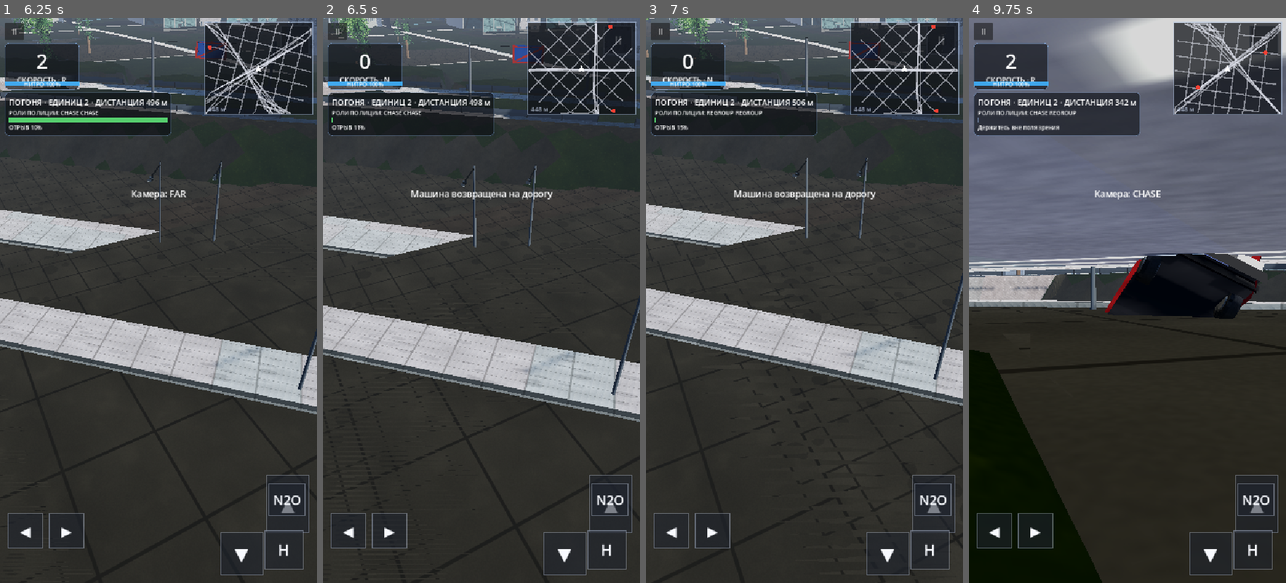
Above: before the commit, frames 1-4 (left to right).
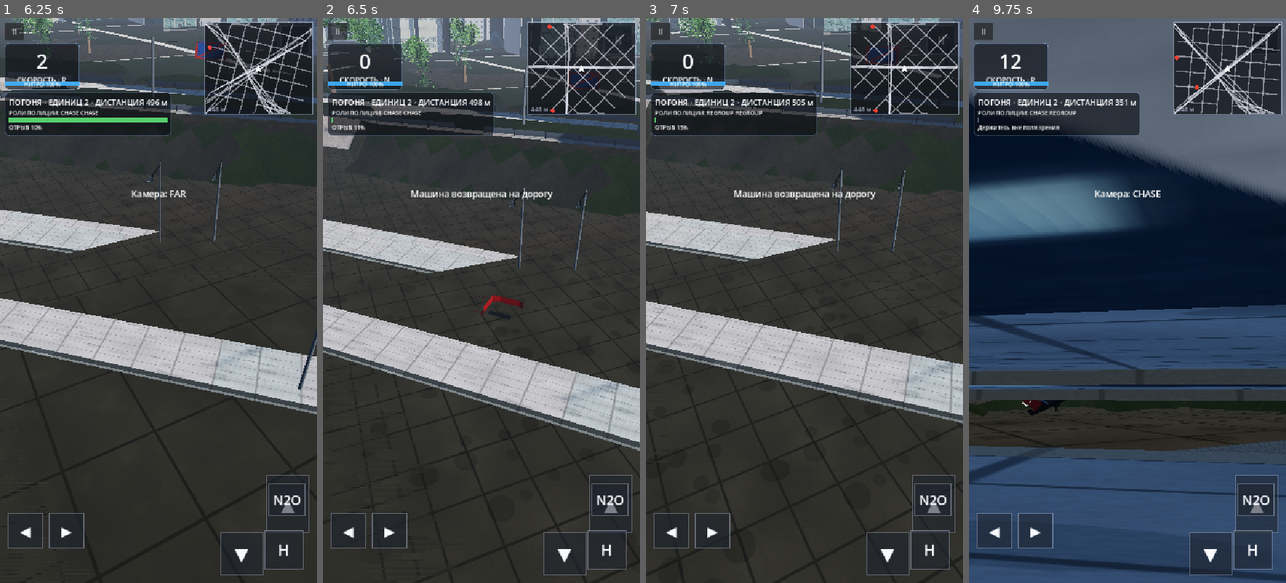
Above: after the commit, the same moments.

Repository: mritch1313/wjjwwj
Game: Godot game, scene res://scenes/main/main.tscn
Two runs of this game, one before a commit and one after it. Both use one fixed random seed, a clock stepped at 60 frames per second and the inputs below.
Inputs (mouse positions are in pixels of both pictures, inside the frame that each line leads up to):
- Up to frame 1 (6.25 s): click "НАЧАТЬ ПОГОНЮ" at 0.5 s; click "НАЧАТЬ ПОГОНЮ" at 1.25 s; click "НАЧАТЬ ПОГОНЮ" at 2 s; tap Enter (start_chase) at 2.75 s; move the mouse to (228, 272) at 2.77 s; hold D (steer_right) 2.78-3.5 s; hold C (camera_toggle) 2.78-3.5 s; click (228, 272) at 2.92 s; drag from (95, 328) to (142, 413) at 3.52 s; move the mouse to (190, 176) at 4.27 s; hold D (steer_right) 4.28-5 s; hold Enter (start_chase) 4.28-5 s; drag from (142, 413) to (63, 215) at 5.02 s; move the mouse to (253, 385) at 5.77 s; hold A (steer_left) from 5.78 s (still down); hold C (camera_toggle) from 5.78 s (still down)
- Up to frame 2 (6.5 s): keep holding A (steer_left); keep holding C (camera_toggle); tap R (reset_car) at 6.4 s
- Up to frame 3 (7 s): release A (steer_left) at 6.5 s; release C (camera_toggle) at 6.5 s; drag from (709, 215) to (756, 159) at 6.52 s
- Up to frame 4 (9.75 s): move the mouse to (1143, 300) at 7.27 s; hold S (brake_reverse) 7.28-8 s; hold Enter (start_chase) 7.28-8 s; click (1143, 300) at 7.42 s; drag from (1079, 159) to (1064, 328) at 8.02 s; move the mouse to (1197, 272) at 8.77 s; hold D (steer_right) 8.78-9.5 s; hold C (camera_toggle) 8.78-9.5 s; drag from (1064, 328) to (1111, 413) at 9.52 s

Frame 1 is identical in both runs. In frame 2, 19% of the frame differs, in the area x 0-100%, y 0-99%; in frame 3, 15%; in frame 4, 72%, in the area x 0-100%, y 0-100%.

Commit message:
Спавн и возврат на дорогу: проверка свободного места в физическом кадре
Запрос direct_space_state вне физического кадра печатал ERROR «Space state is
inaccessible», из-за которого движок завершался с ненулевым кодом и CI иногда
падал (при том же зелёном смоук-тесте). Теперь и спавн игрока, и reset_car
просят контроллер поднять корпус над геометрией на ближайшем шаге физики.

Co-authored-by: arena-agent <297053741+arena-agent@users.noreply.github.com>

Diff:
--- a/scripts/main/main.gd
+++ b/scripts/main/main.gd
@@ -235,8 +235,13 @@
 	add_child(player)
 	player.set_physics_process(true)
 	player.set_input_source(touch_controls)
-	spawn_position = _free_spawn_position(spawn_position)
+	# Проверку свободного места делает сам контроллер на первом шаге физики:
+	# запрос физического пространства вне физического кадра движок помечает
+	# как ERROR, а игра из-за этого выглядит сломанной в логе.
+	if Engine.is_in_physics_frame():
+		spawn_position = _free_spawn_position(spawn_position)
 	player.global_position = spawn_position
+	player.request_free_placement()
 	player.rotation = Vector3(0.0, yaw, 0.0)
 	var roads := world.road_network()
 	# The controller asks the provider for the surface under a point as
--- a/scripts/vehicle/vehicle_controller.gd
+++ b/scripts/vehicle/vehicle_controller.gd
@@ -89,6 +89,9 @@
 ## Кадры после подъёма кнопкой «Y»: в полёте гасим вращение, чтобы машина
 ## возвращалась на колёса, а не падала на крышу.
 var _lift_grace_frames: int = 0
+## Запрос «подними машину из геометрии»: физическое пространство доступно
+## только внутри физического кадра, поэтому проверка откладывается на него.
+var _pending_free_placement: bool = false
 var _visual_scene_path: String = ""
 
 
@@ -171,6 +174,9 @@
 
 ## ------------------------------------------------------------------- physics
 func _physics_process(delta: float) -> void:
+	if _pending_free_placement:
+		_pending_free_placement = false
+		_settle_onto_free_ground()
 	if _lift_grace_frames > 0:
 		_lift_grace_frames -= 1
 		# Машина висит после подъёма: без гашения угловой скорости она
@@ -594,11 +600,11 @@
 	# полотна и даём подвеске осесть (высоты старой системы координат здесь
 	# означали бы падение с высоты более метра).
 	target.y += config.ground_clearance_m + 0.3
-	# Свободное место: если точка занята геометрией (дом, столб, дерево), машина
-	# раньше появлялась внутри объекта и её выбрасывало.  Теперь корпус
-	# поднимается над ближайшим препятствием.
-	target = _free_placement(target)
 	global_transform = Transform3D(Basis(Vector3.UP, yaw), target)
+	# Свободное место проверяется на ближайшем шаге физики: если точка занята
+	# геометрией (дом, столб, дерево), корпус поднимается над препятствием, а не
+	# появляется внутри него.
+	_pending_free_placement = true
 	linear_velocity = Vector3.ZERO
 	angular_velocity = Vector3.ZERO
 	throttle_smoothed = 0.0
@@ -642,6 +648,28 @@
 	linear_velocity = Vector3(linear_velocity.x, 0.0, linear_velocity.z)
 	angular_velocity = Vector3.ZERO
 	_lift_grace_frames = LIFT_GRACE_FRAMES
+
+
+## Просьба проверить свободное место и подняться над геометрией.  Вызывается
+## из игры (спавн, возврат на дорогу) - сам запрос выполняется в физическом
+## кадре, где состояние пространства доступно без ошибок.
+func request_free_placement() -> void:
+	_pending_free_placement = true
+
+
+## Поднимает корпус над ближайшим препятствием.  Вызывается только из
+## _physics_process: вне физического кадра запрос пространства даёт ERROR.
+func _settle_onto_free_ground() -> void:
+	var free := _free_placement(global_position)
+	if free.y <= global_position.y + 0.01:
+		return
+	var forward := forward_direction()
+	var yaw := 0.0
+	if forward.length_squared() > 0.0001:
+		yaw = atan2(forward.x, forward.z)
+	global_transform = Transform3D(Basis(Vector3.UP, yaw), free)
+	linear_velocity = Vector3(linear_velocity.x, 0.0, linear_velocity.z)
+	angular_velocity = Vector3.ZERO
 
 
 ## Ищет свободное место над точкой: корпус машины (1.9 x 1.1 x 4.6) проверяется
